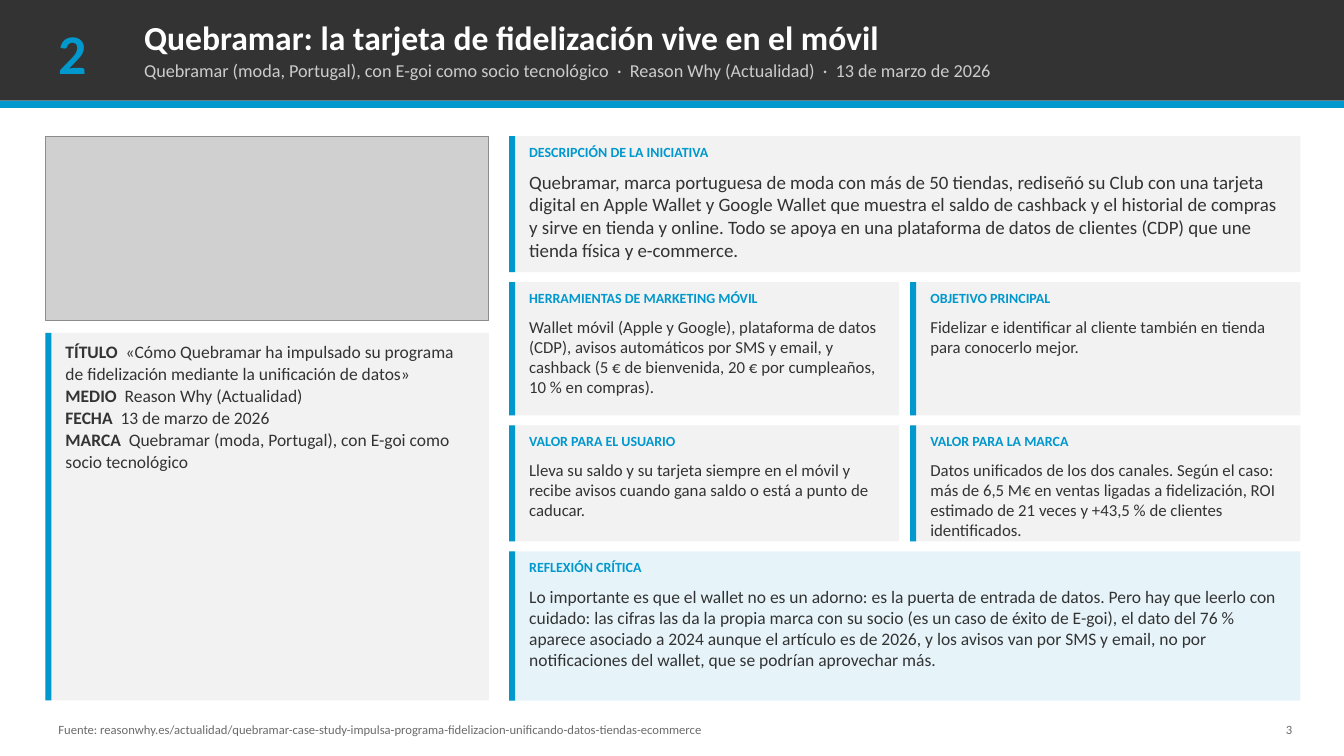
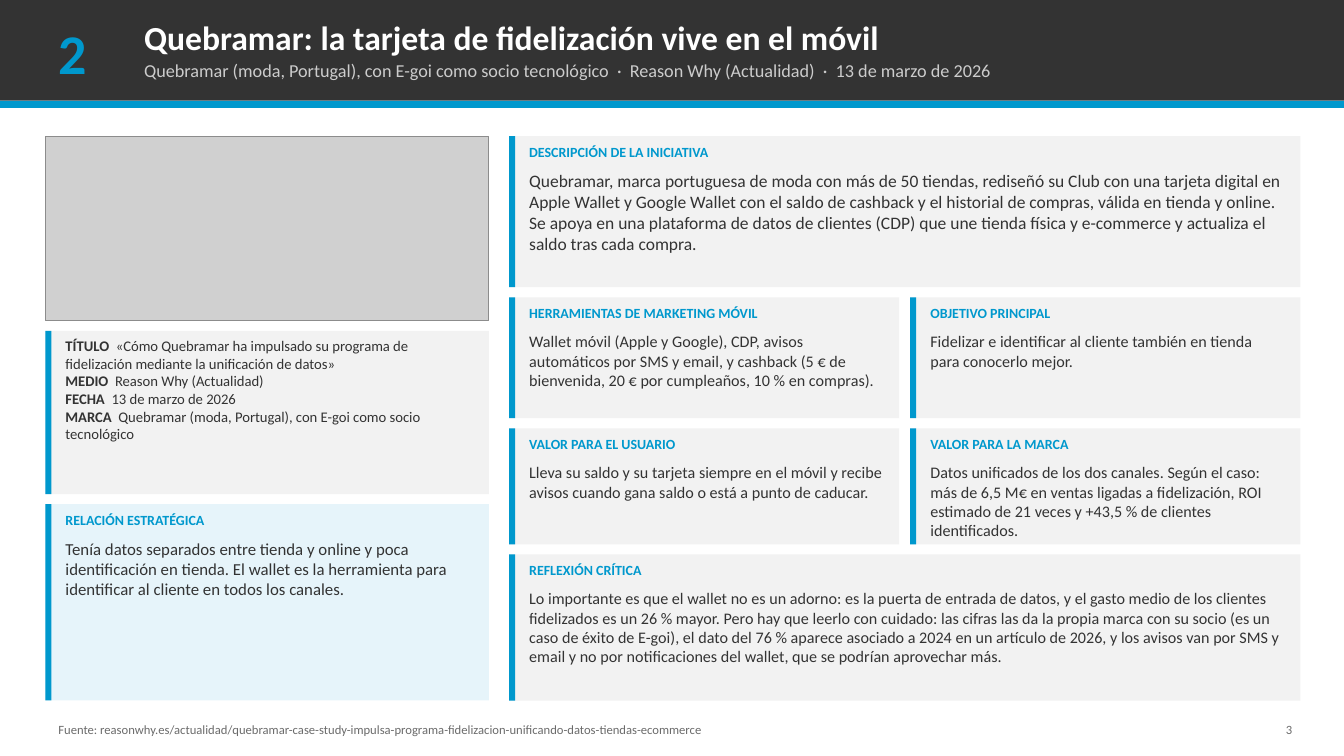
Before and after one commit to sergiiolaviina03/sergio, a slide deck: slide 3 of entrega_mkmovil/Actividad1_MarketingMovil.pptx. Drawn at 1344x756 pixels with LibreOffice and Linux fonts; fonts in the diff are those of the drawing; grey boxes stand for pictures. Boxes give left, top, right and bottom in pixels: in the first picture for what was removed or moved away, otherwise in the second. Text is boxed around its words. In the diff, an @@ line names an element or a change of style, - is before the commit and + after.

```diff
--- a/entrega_mkmovil/Actividad1_MarketingMovil.pptx
+++ b/entrega_mkmovil/Actividad1_MarketingMovil.pptx
@@ rectangle: place and size @@
-rectangle at <box>509,136,1301,272</box>
+rectangle at <box>509,136,1301,287</box>
@@ rectangle: place and size @@
-rectangle at <box>509,136,515,272</box>
+rectangle at <box>509,136,515,287</box>
@@ text at <box>529,175,1280,253</box>: text changed; size 13.5 to 12.5 pt @@
-Quebramar, marca portuguesa de moda con más de 50 tiendas, rediseñó su Club con una tarjeta digital en Apple Wallet y Google Wallet que muestra el saldo de cashback y el historial de compras y sirve en tienda y online. Todo se apoya en una plataforma de datos de clientes (CDP) que une tienda física y e-commerce.
+Quebramar, marca portuguesa de moda con más de 50 tiendas, rediseñó su Club con una tarjeta digital en Apple Wallet y Google Wallet con el saldo de cashback y el historial de compras, válida en tienda y online. Se apoya en una plataforma de datos de clientes (CDP) que une tienda física y e-commerce y actualiza el saldo tras cada compra.
@@ rectangle: place and size @@
-rectangle at <box>509,282,899,415</box>
+rectangle at <box>509,297,899,418</box>
@@ rectangle: place and size @@
-rectangle at <box>509,282,515,415</box>
+rectangle at <box>509,297,515,418</box>
@@ rectangle: place and size @@
-rectangle at <box>910,282,1301,415</box>
+rectangle at <box>910,297,1301,418</box>
@@ rectangle: place and size @@
-rectangle at <box>910,282,917,415</box>
+rectangle at <box>910,297,917,418</box>
@@ text "HERRAMIENTAS DE MARKETING MÓVIL": place and size @@
-text "HERRAMIENTAS DE MARKETING MÓVIL" at <box>529,291,757,303</box>
+text "HERRAMIENTAS DE MARKETING MÓVIL" at <box>529,306,757,318</box>
@@ size 12 to 11.5 pt in 3 elements at <box>529,467,881,501</box>, <box>930,467,1261,536</box>, <box>930,336,1252,370</box> @@
@@ text "Fidelizar e identificar al cliente ...": place and size @@
-text "Fidelizar e identificar al cliente ..." at <box>930,321,1265,356</box>
+text "Fidelizar e identificar al cliente ..." at <box>930,336,1252,370</box>
@@ text "OBJETIVO PRINCIPAL": place and size @@
-text "OBJETIVO PRINCIPAL" at <box>930,294,1050,303</box>
+text "OBJETIVO PRINCIPAL" at <box>930,309,1050,318</box>
@@ rectangle: place and size @@
-rectangle at <box>45,333,489,701</box>
+rectangle at <box>45,331,489,494</box>
@@ rectangle added at <box>45,331,51,494</box>, fill #0098CD @@
@@ text "TÍTULO «Cómo Quebramar ha impulsado ..." at <box>65,339,421,442</box>: size 12.5 to 10.5 pt; line spacing 1.05 to 1 @@
@@ text at <box>529,335,874,389</box>: text changed; size 12 to 11.5 pt @@
-Wallet móvil (Apple y Google), plataforma de datos (CDP), avisos automáticos por SMS y email, y cashback (5 € de bienvenida, 20 € por cumpleaños, 10 % en compras).
+Wallet móvil (Apple y Google), CDP, avisos automáticos por SMS y email, y cashback (5 € de bienvenida, 20 € por cumpleaños, 10 % en compras).
@@ 4 rectangles: place and size @@
-4 rectangles at <box>509,425,1301,541</box>
+4 rectangles at <box>509,429,1301,544</box>
@@ rectangle: place and size @@
-rectangle at <box>45,333,51,701</box>
+rectangle at <box>45,504,51,701</box>
@@ rectangle added at <box>45,504,489,701</box>, fill #E6F4FA @@
@@ text added at <box>65,513,204,525</box>, 10 pt, text #0098CD, bold @@
+RELACIÓN ESTRATÉGICA
@@ text added at <box>65,543,446,595</box>, 12 pt, text #333333 @@
+Tenía datos separados entre tienda y online y poca identificación en tienda. El wallet es la herramienta para identificar al cliente en todos los canales.
@@ rectangle at <box>509,555,1301,701</box>: fill #E6F4FA to #F2F2F2 @@
@@ text at <box>529,593,1279,665</box>: text changed; size 12.5 to 11.5 pt @@
-Lo importante es que el wallet no es un adorno: es la puerta de entrada de datos. Pero hay que leerlo con cuidado: las cifras las da la propia marca con su socio (es un caso de éxito de E-goi), el dato del 76 % aparece asociado a 2024 aunque el artículo es de 2026, y los avisos van por SMS y email, no por notificaciones del wallet, que se podrían aprovechar más.
+Lo importante es que el wallet no es un adorno: es la puerta de entrada de datos, y el gasto medio de los clientes fidelizados es un 26 % mayor. Pero hay que leerlo con cuidado: las cifras las da la propia marca con su socio (es un caso de éxito de E-goi), el dato del 76 % aparece asociado a 2024 en un artículo de 2026, y los avisos van por SMS y email y no por notificaciones del wallet, que se podrían aprovechar más.
```
Also in this commit, not shown: 4 other slides changed, 2 slides added, 2 slides removed, 2 other files.
